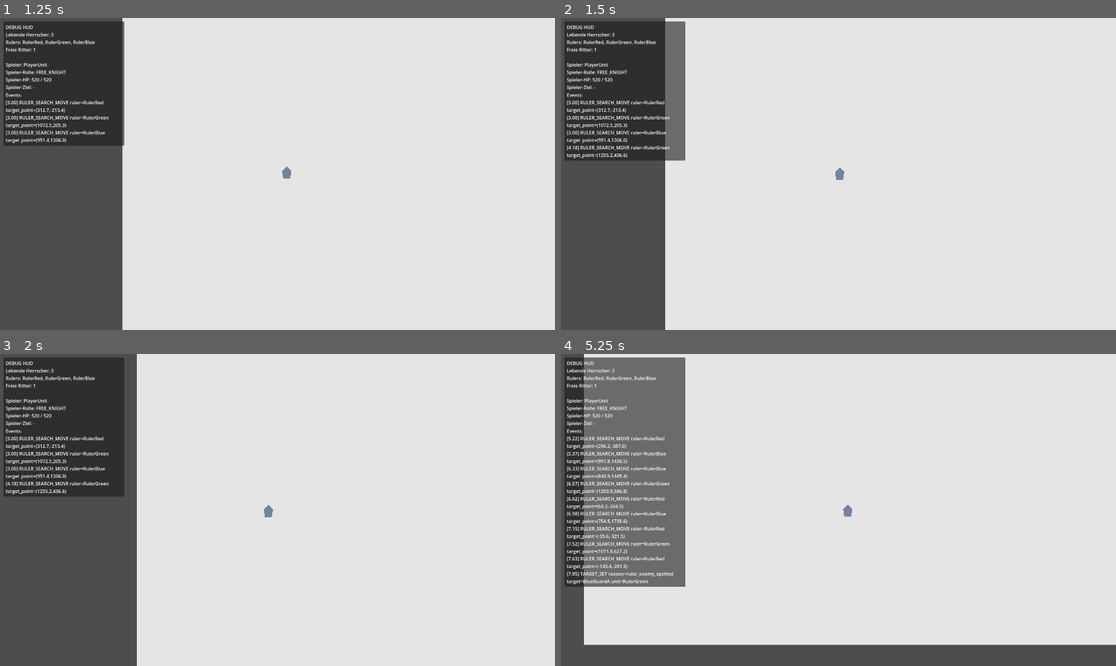
Above: before the commit, frames 1-4 (two rows, left to right).
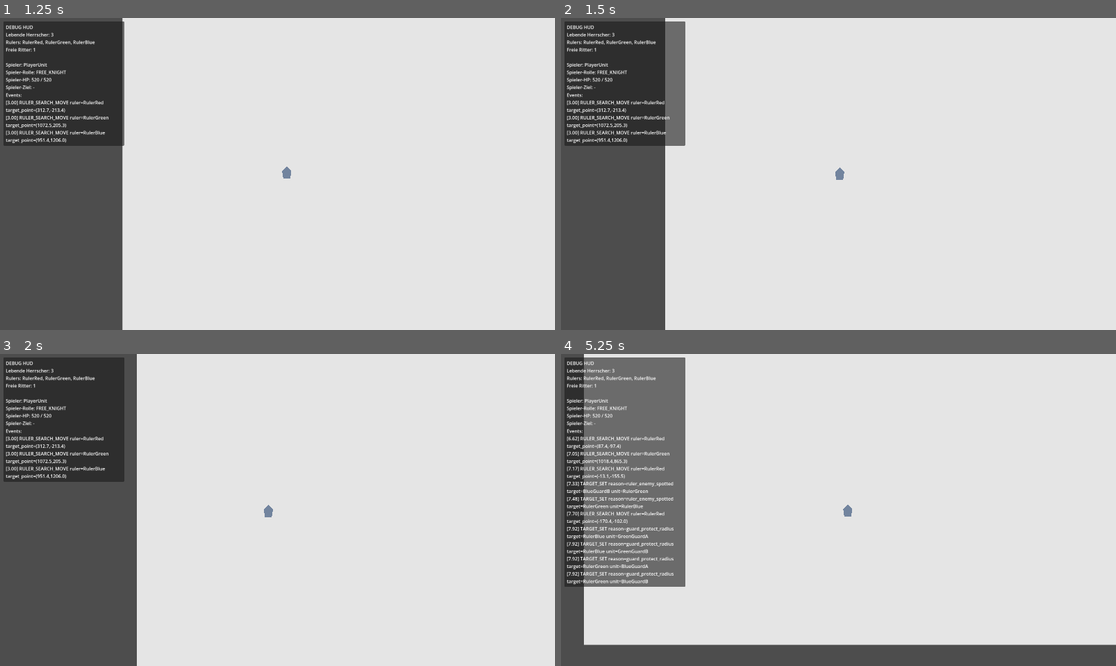
Above: after the commit, the same moments.

Repository: cblab/kingslayer
Game: Godot game, scene res://scenes/Main.tscn
Same seed, same stepped clock (60 frames per second), same inputs: the game is played once before the commit and once after it.
Inputs (mouse positions are in pixels of both pictures, inside the frame that each line leads up to):
- Up to frame 1 (1.25 s): tap Enter at 0.5 s; move the mouse to (399, 158) at 0.52 s; click (399, 158) at 0.67 s
- Up to frame 2 (1.5 s): move the mouse to (727, 189) at 1.27 s; click (727, 189) at 1.42 s
- Up to frame 3 (2 s): no input
- Up to frame 4 (5.25 s): move the mouse to (894, 441) at 2.02 s; click (894, 441) at 2.17 s; move the mouse to (810, 572) at 2.77 s; click (810, 572) at 2.92 s; move the mouse to (1005, 556) at 3.52 s; click (1005, 556) at 3.67 s; move the mouse to (672, 463) at 4.27 s; click (672, 463) at 4.42 s; move the mouse to (866, 510) at 5.02 s; click (866, 510) at 5.17 s

Frame 1 is identical in both runs. In frame 2, 0.9% of the frame differs, in the area x 0-23%, y 40-46%; in frame 3, 0.9%; in frame 4, 1.5%, in the area x 1-21%, y 26-74%.

Commit message:
Fixed Spwan Point issues

Diff:
--- a/scripts/units/unit.gd
+++ b/scripts/units/unit.gd
@@ -357,46 +357,44 @@
 		return ruler.global_position + offset
 	return _get_guard_hold_position(ruler)
 
-func _process_guard_follow(delta: float, ruler: Unit) -> void:
+func _process_guard_follow(_delta: float, ruler: Unit) -> void:
 	if role != UnitRole.ROYAL_GUARD or _attack_target != null or _disband_cooldown_active:
 		return
 
+	var follow_point := _get_guard_follow_point_for_ruler(ruler)
 	var distance_to_ruler := global_position.distance_to(ruler.global_position)
-	var catchup := distance_to_ruler > _GUARD_FOLLOW_CATCHUP_DISTANCE
-
-	var follow_point := _get_guard_follow_point_for_ruler(ruler, catchup)
 	var distance_to_follow_point := global_position.distance_to(follow_point)
 
-	if distance_to_follow_point <= _GUARD_FOLLOW_CLOSE_ENOUGH_DISTANCE and not catchup:
+	# Wenn der Guard zu weit vom Herrscher weg ist, nicht mehr
+	# stur den Slot verfolgen, sondern direkt zum Herrscher aufschließen.
+	var catchup_distance := guard_hold_radius + guard_return_distance
+	if distance_to_ruler > catchup_distance:
+		follow_point = ruler.global_position
+		distance_to_follow_point = distance_to_ruler
+
+	# Hysterese:
+	# nah genug -> stehen bleiben
+	# deutlich zu weit weg -> wieder anlaufen
+	if distance_to_follow_point <= guard_return_distance:
 		_guard_follow_close_enough = true
-	elif distance_to_follow_point >= _GUARD_FOLLOW_REACQUIRE_DISTANCE or catchup:
+	elif distance_to_follow_point >= guard_hold_radius:
 		_guard_follow_close_enough = false
 
-	_guard_follow_reacquire_cooldown = maxf(0.0, _guard_follow_reacquire_cooldown - delta)
-
-	var has_last_follow_point := _last_guard_follow_point != Vector2.INF
-	var follow_point_shift := INF
-	if has_last_follow_point:
-		follow_point_shift = follow_point.distance_to(_last_guard_follow_point)
-
-	var should_reacquire := false
-	if _guard_follow_reacquire_cooldown <= 0.0:
-		should_reacquire = not has_last_follow_point \
-			or catchup \
-			or distance_to_follow_point > _GUARD_FOLLOW_REACQUIRE_DISTANCE \
-			or follow_point_shift > _GUARD_FOLLOW_POINT_MOVE_THRESHOLD
-
-	if should_reacquire:
-		_repath_to(follow_point)
-		_last_guard_follow_point = follow_point
-		_guard_follow_reacquire_cooldown = _GUARD_FOLLOW_REACQUIRE_INTERVAL
-
-	if _guard_follow_close_enough and _path_index >= _path.size():
+	# Escort-Follow bewusst ohne permanentes Repathing.
+	# Das Repathing auf einen beweglichen Punkt erzeugt das sichtbare Ruckeln.
+	_path = PackedVector2Array()
+	_path_index = 0
+	_last_guard_follow_point = follow_point
+	_guard_follow_reacquire_cooldown = 0.0
+
+	if _guard_follow_close_enough:
 		velocity = Vector2.ZERO
 		move_and_slide()
 		return
 
-	_follow_current_path()
+	var direction := global_position.direction_to(follow_point)
+	velocity = direction * move_speed
+	move_and_slide()
 
 func _apply_role_visuals() -> void:
 	if _visual == null:
--- a/scripts/world.gd
+++ b/scripts/world.gd
@@ -6,7 +6,6 @@
 @export var periodic_free_knight_spawn_interval: float = 22.0
 @export var periodic_free_knight_spawn_enabled: bool = true
 @export var periodic_free_knight_spawn_points: PackedVector2Array = PackedVector2Array([
-	Vector2(-1000.0, 2000.0),
 	Vector2(120.0, 120.0),
 	Vector2(1330.0, 120.0),
 	Vector2(730.0, 980.0),
@@ -25,8 +24,8 @@
 const _SPAWN_POINT_DUPLICATE_EPSILON: float = 8.0
 const _SPAWN_POINT_MIN_SPACING: float = 120.0
 const _SPAWN_POINT_MIN_POOL_SIZE: int = 3
-const _SPAWN_JITTER_RADIUS: float = 40.0
 const _RULER_SEARCH_POINT_DUPLICATE_EPSILON: float = 8.0
+const _SPAWN_JITTER_RADIUS: float = 24.0
 
 @onready var _debug_status_label: Label = $DebugHud/Panel/Margin/Content/StatusLabel
 @onready var _debug_events_label: Label = $DebugHud/Panel/Margin/Content/EventsLabel
